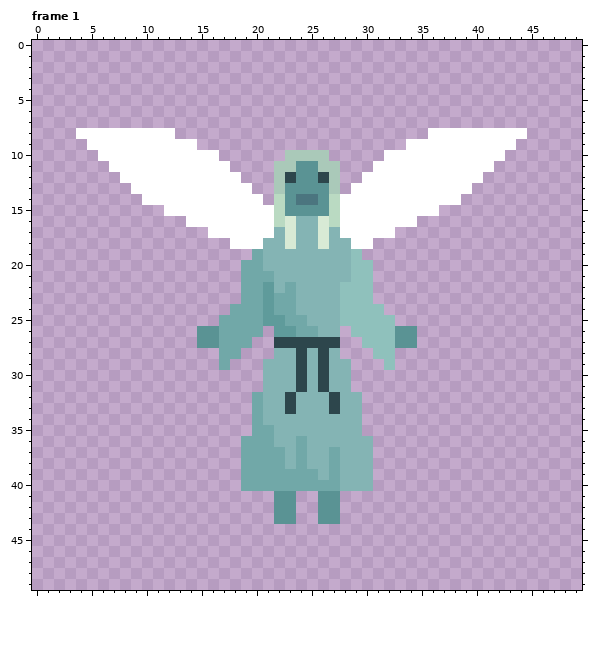
Two versions of one animated GIF sprite, images/living_angel_idle.gif. That is the earlier state.
The file is 50x50 pixels, 6 frames. Shown: frame 1. The commit also changed other frames, which this record leaves out.
Now the later version:
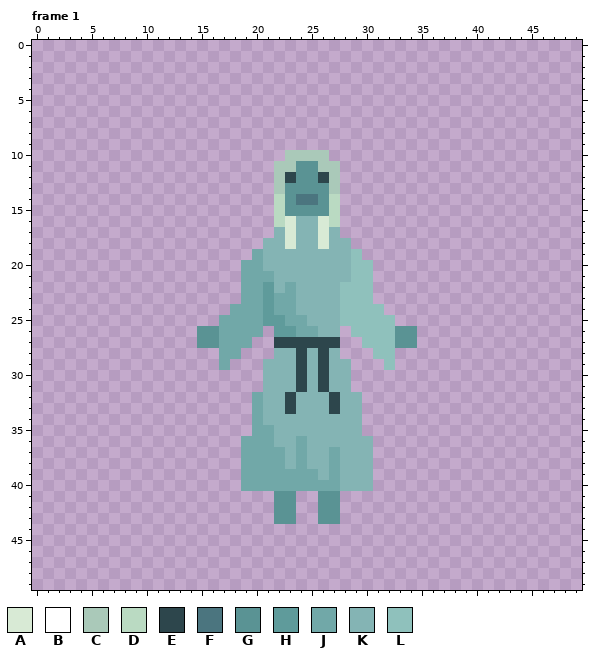
Palette (. is transparent): A #d8ead5  B #ffffff  C #aac9b9  D #badac2  E #2d464c  F #4b757f  G #5a9394  H #5f9b9b  J #71a8a8  K #84b4b4  L #8fc1bc
Diff:
Frame 1:
The author cleared colour B in row 8 at x 4 to 12 and 36 to 44; in row 9 at x 5 to 14 and 34 to 43; in row 10 at x 6 to 16 and 32 to 42; in row 11 at x 7 to 17 and 31 to 41; in row 12 at x 8 to 18 and 30 to 40; in row 13 at x 9 to 19 and 29 to 39.
The author cleared colour B in row 14 at x 10 to 20 and 28 to 38; in row 15 at x 12 to 21 and 28 to 36; in row 16 at x 14 to 21 and 28 to 34; in row 17 at x 16 to 21 and 28 to 32; in row 18 at x 18 to 20 and 29 to 30.
Changed places in both pictures, as pixel boxes (x1, y1, x2, y2):
erased: (76, 128, 274, 249)
erased: (340, 128, 527, 249)
